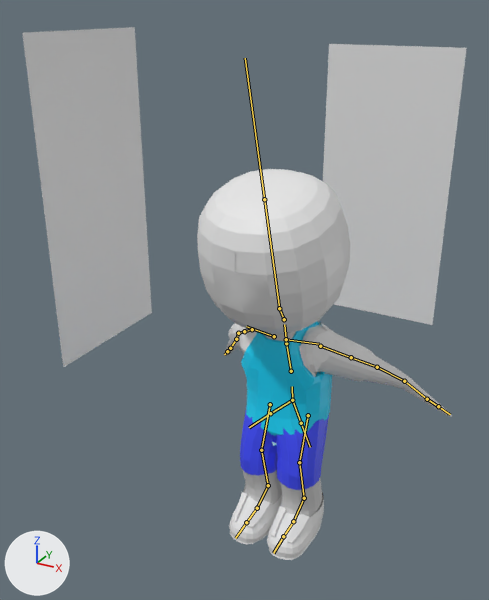
An edit to the FBX model Sk8troidz/Assets/Resources/Models/Sk8troidAnim3.fbx, drawn before and after from the same camera.
Both versions are drawn from a 50 mm camera at (2.22, -4.89, 1.9) aimed at (-0.57, 0.18, -0.63). The lights are fixed; the arrows at lower left show +X, +Y and +Z. Both versions are drawn at frame 5 of the action 'metarig|Land'; the numbers are the values there. The bones that bend it are drawn over the model as lines.

The first picture shows '3bcb894e-1ed4-4c3d-be69-5bcd4940eb65', '3bcb894e-1ed4-4c3d-be69-5bcd4940eb65.001', 'Body', 'Head', 'LArm', 'Pants', 'RArm', 'Shoes'.
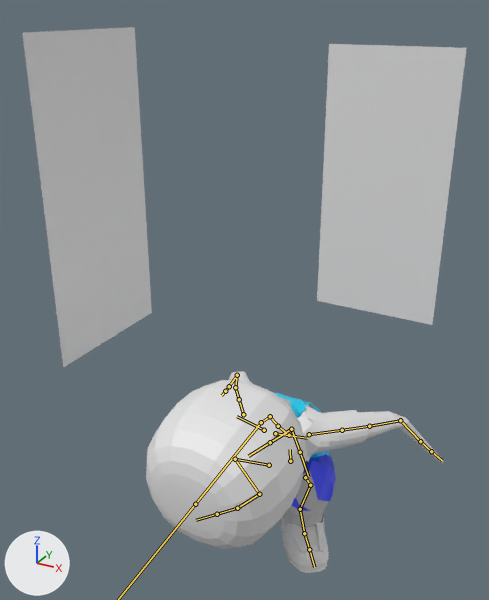
What changed in the scene script:
```text
Change bone_spine:
    where bone_spine = bpy.data.objects['metarig'].pose.bones['spine']
    bone_spine.location: (0.0, -0.064, 0.01) -> (0.0, -0.557, 0.088)
Change bone_spine_001:
    where bone_spine_001 = bpy.data.objects['metarig'].pose.bones['spine.001']  # child of 'spine'
    bone_spine_001.rotation_quaternion: (0.99, 0.143, 0.0, 0.0) -> (0.933, 0.359, 0.0, 0.0)  # degrees (16, 0, 0) -> degrees (42, 0, 0)
Change bone_neck:
    where bone_neck = bpy.data.objects['metarig'].pose.bones['Neck']  # child of 'spine.003'
    bone_neck.rotation_quaternion: (1.0, 0.0, 0.0, 0.0) -> (0.985, 0.17, 0.0, 0.0)  # degrees (0, 0, 0) -> degrees (20, 0, 0)
Change bone_spine_005:
    where bone_spine_005 = bpy.data.objects['metarig'].pose.bones['spine.005']  # child of 'Neck'
    bone_spine_005.rotation_quaternion: (1.0, 0.0, 0.0, 0.0) -> (0.957, 0.289, 0.0, 0.0)  # degrees (0, 0, 0) -> degrees (34, 0, 0)
Change bone_hand_l:
    where bone_hand_l = bpy.data.objects['metarig'].pose.bones['hand.L']  # child of 'forearm.L'
    bone_hand_l.rotation_quaternion: (0.991, 0.113, -0.069, -0.008) -> (0.903, 0.366, -0.224, -0.025)  # degrees (13, -8, -2) -> degrees (47, -23, -13)
Change bone_hand_r:
    where bone_hand_r = bpy.data.objects['metarig'].pose.bones['hand.R']  # child of 'forearm.R'
    bone_hand_r.rotation_quaternion: (0.991, 0.113, 0.069, 0.008) -> (0.903, 0.366, 0.224, 0.025)  # degrees (13, 8, 2) -> degrees (47, 23, 13)
Change bone_pelvis_l:
    where bone_pelvis_l = bpy.data.objects['metarig'].pose.bones['pelvis.L']  # child of 'spine'
    bone_pelvis_l.location: (0.0, 0.0, 0.0) -> (-0.089, -0.134, 0.214)
Change bone_pelvis_r:
    where bone_pelvis_r = bpy.data.objects['metarig'].pose.bones['pelvis.R']  # child of 'spine'
    bone_pelvis_r.location: (0.0, 0.0, 0.0) -> (0.089, -0.134, 0.214)
Change bone_thigh_l_001:
    where bone_thigh_l_001 = bpy.data.objects['metarig'].pose.bones['thigh.L.001']  # child of 'spine'
    bone_thigh_l_001.rotation_quaternion: (0.991, -0.137, 0.0, 0.0) -> (0.445, -0.84, -0.297, 0.084)  # degrees (-16, 0, 0) -> degrees (-126, -7, 35)
Change bone_shin_l:
    where bone_shin_l = bpy.data.objects['metarig'].pose.bones['shin.L']  # child of 'thigh.L.001'
    bone_shin_l.rotation_quaternion: (0.978, 0.21, 0.0, 0.0) -> (0.381, 0.848, 0.007, -0.368)  # degrees (24, 0, 0) -> degrees (124, 39, -20)
Change bone_foot_l:
    where bone_foot_l = bpy.data.objects['metarig'].pose.bones['foot.L']  # child of 'shin.L'
    bone_foot_l.rotation_quaternion: (0.995, -0.098, 0.0, 0.0) -> (0.969, -0.247, 0.0, 0.0)  # degrees (-11, 0, 0) -> degrees (-29, 0, 0)
Change bone_thigh_r_001:
    where bone_thigh_r_001 = bpy.data.objects['metarig'].pose.bones['thigh.R.001']  # child of 'spine'
    bone_thigh_r_001.rotation_quaternion: (0.991, -0.137, 0.0, 0.0) -> (0.445, -0.84, 0.297, -0.084)  # degrees (-16, 0, 0) -> degrees (-126, 7, -35)
Change bone_shin_r:
    where bone_shin_r = bpy.data.objects['metarig'].pose.bones['shin.R']  # child of 'thigh.R.001'
    bone_shin_r.rotation_quaternion: (0.978, 0.21, 0.0, 0.0) -> (0.381, 0.848, -0.007, 0.368)  # degrees (24, 0, 0) -> degrees (124, -39, 20)
Change bone_foot_r:
    where bone_foot_r = bpy.data.objects['metarig'].pose.bones['foot.R']  # child of 'shin.R'
    bone_foot_r.rotation_quaternion: (0.995, -0.098, 0.0, 0.0) -> (0.969, -0.247, 0.0, 0.0)  # degrees (-11, 0, 0) -> degrees (-29, 0, 0)
```

Location of each change, (x1, y1, x2, y2) in pixels of the pictures (489 x 600 px):
'Head', posed
    before: (197, 169, 350, 334)
    after: (146, 380, 307, 549)
'RArm', posed (37% shorter)
    before: (299, 321, 452, 417)
    after: (298, 403, 444, 463)
'Pants', posed
    before: (240, 411, 329, 517)
    after: (283, 455, 336, 527)
'Body', posed
    before: (241, 321, 332, 446)
    after: (273, 392, 330, 459)
'Shoes', posed
    before: (229, 487, 324, 560)
    after: (281, 516, 329, 573)
'LArm', posed
    before: (223, 323, 257, 356)
    after: (228, 371, 252, 383)
bone 'spine', root to tip
    before: (292, 400) to (292, 386)
    after: (290, 461) to (290, 449)
bone 'spine.001', root to tip
    before: (291, 371) to (286, 343)
    after: (289, 435) to (278, 426)
bone 'Neck', root to tip
    before: (284, 319) to (279, 308)
    after: (270, 416) to (261, 422)
bone 'spine.005', root to tip
    before: (279, 308) to (264, 199)
    after: (261, 422) to (195, 504)
bone 'hand.L', root to tip
    before: (404, 381) to (427, 399)
    after: (400, 420) to (420, 441)
bone 'hand.R', root to tip
    before: (236, 339) to (230, 348)
    after: (237, 375) to (229, 386)
bone 'pelvis.L', root to tip
    before: (292, 400) to (301, 423)
    after: (291, 429) to (300, 452)
bone 'pelvis.R', root to tip
    before: (292, 400) to (270, 413)
    after: (291, 429) to (270, 442)
bone 'thigh.L.001', root to tip
    before: (308, 415) to (299, 462)
    after: (305, 477) to (310, 485)
bone 'shin.L', root to tip
    before: (299, 462) to (304, 498)
    after: (310, 485) to (300, 509)
bone 'foot.L', root to tip
    before: (304, 498) to (293, 521)
    after: (300, 509) to (304, 533)
bone 'thigh.R.001', root to tip
    before: (270, 404) to (261, 450)
    after: (269, 465) to (235, 459)
bone 'shin.R', root to tip
    before: (261, 450) to (268, 485)
    after: (235, 459) to (259, 494)
bone 'foot.R', root to tip
    before: (268, 485) to (257, 508)
    after: (259, 494) to (237, 508)
